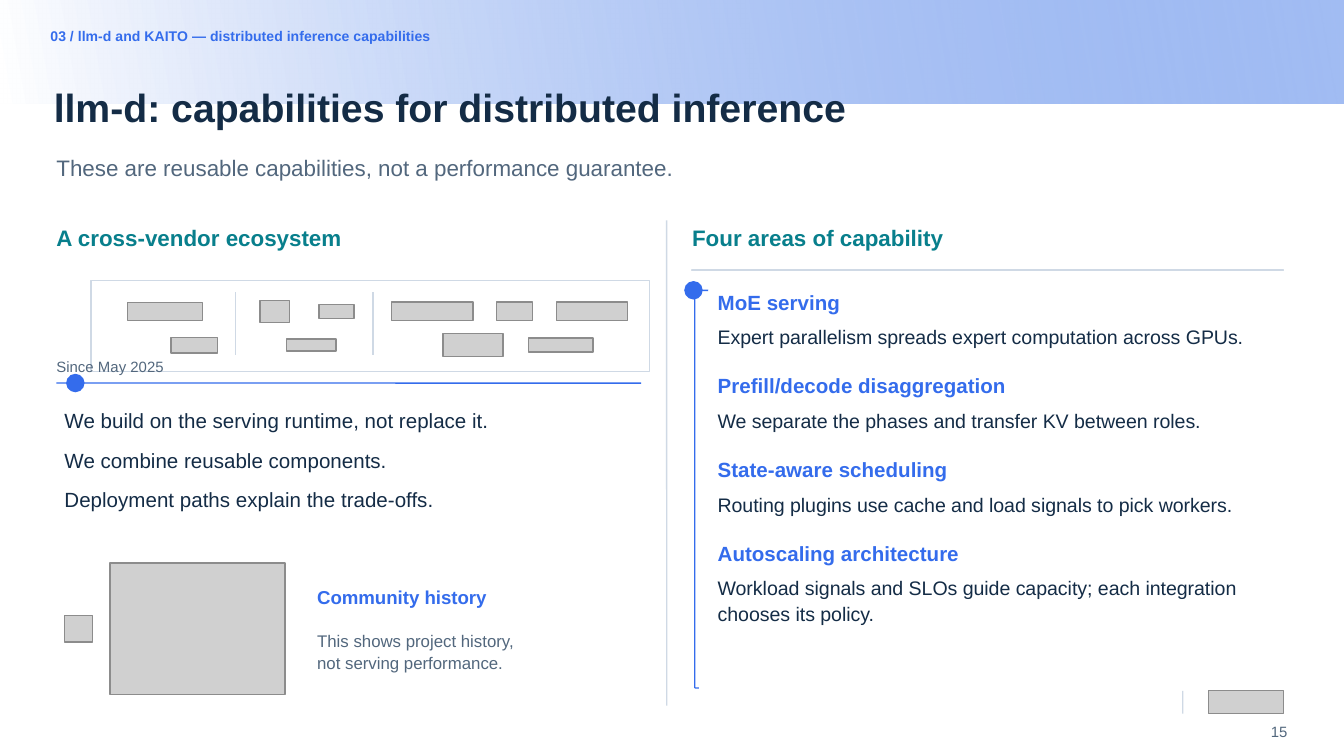
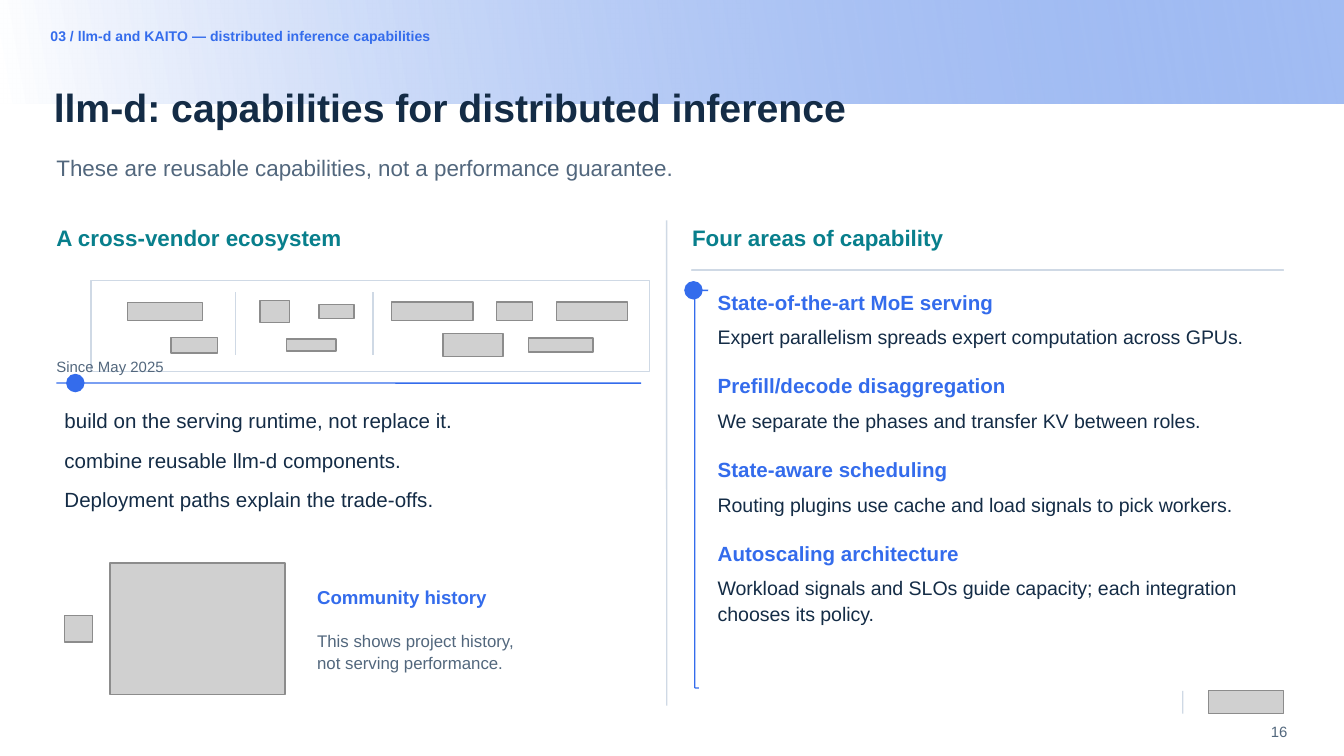
Before and after one commit to andyzhangx/demo, a slide deck: slide 16 of llm/pd-disaggregation/kubecon-na-2026-pd-disaggregation-kaito-llmd.pptx (slide 15 before the commit). Drawn at 1344x756 pixels with LibreOffice and Linux fonts; fonts in the diff are those of the drawing; grey boxes stand for pictures; background and template pictures are left out. Boxes give left, top, right and bottom in pixels: in the first picture for what was removed or moved away, otherwise in the second. Text is boxed around its words. In the diff, an @@ line names an element or a change of style, - is before the commit and + after.

```diff
--- a/llm/pd-disaggregation/kubecon-na-2026-pd-disaggregation-kaito-llmd.pptx
+++ b/llm/pd-disaggregation/kubecon-na-2026-pd-disaggregation-kaito-llmd.pptx
@@ text at (718,295,993,314): text changed @@
-MoE serving
+State-of-the-art MoE serving
@@ text at (64,413,452,472): text changed @@
-We build on the serving runtime, not replace it.
-We combine reusable components.
+build on the serving runtime, not replace it.
+combine reusable llm-d components.
```
Also in this commit, not shown: 9 other slides changed, 1 slide added.
